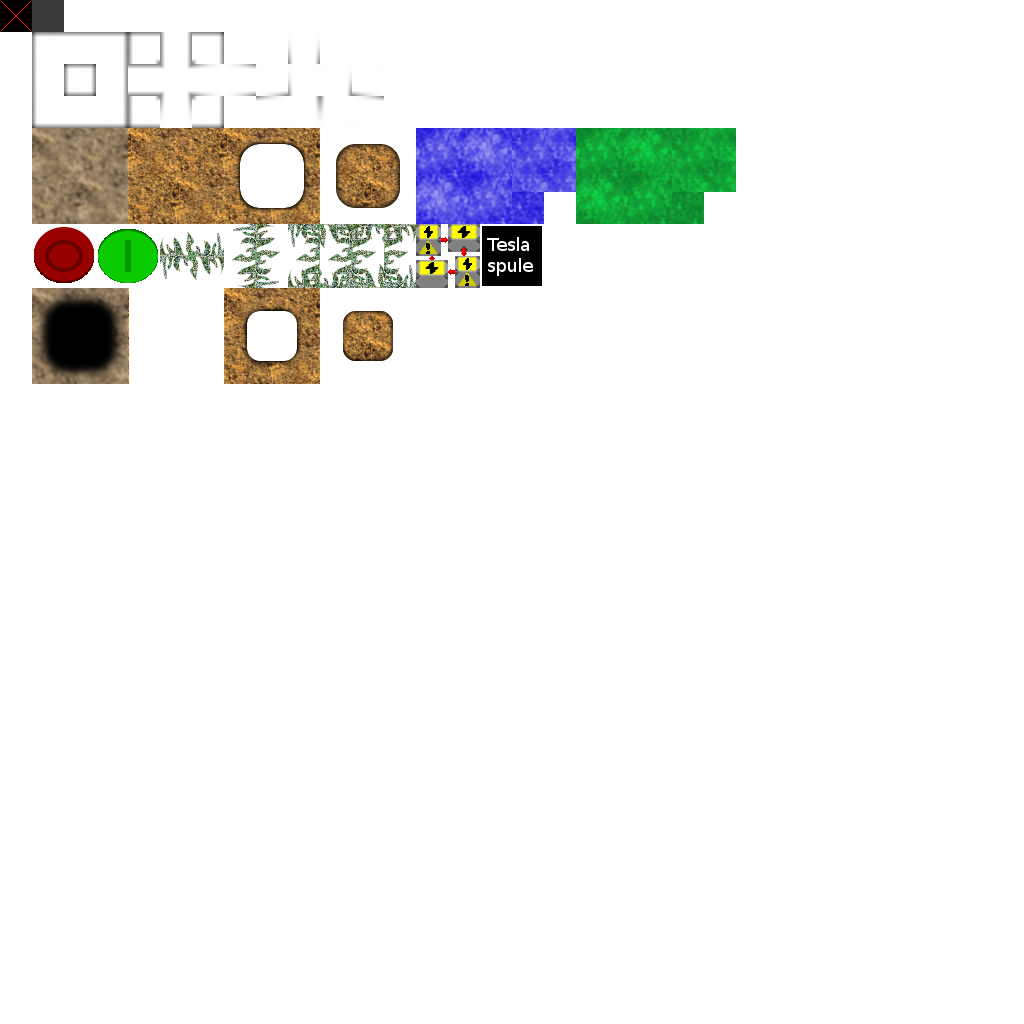
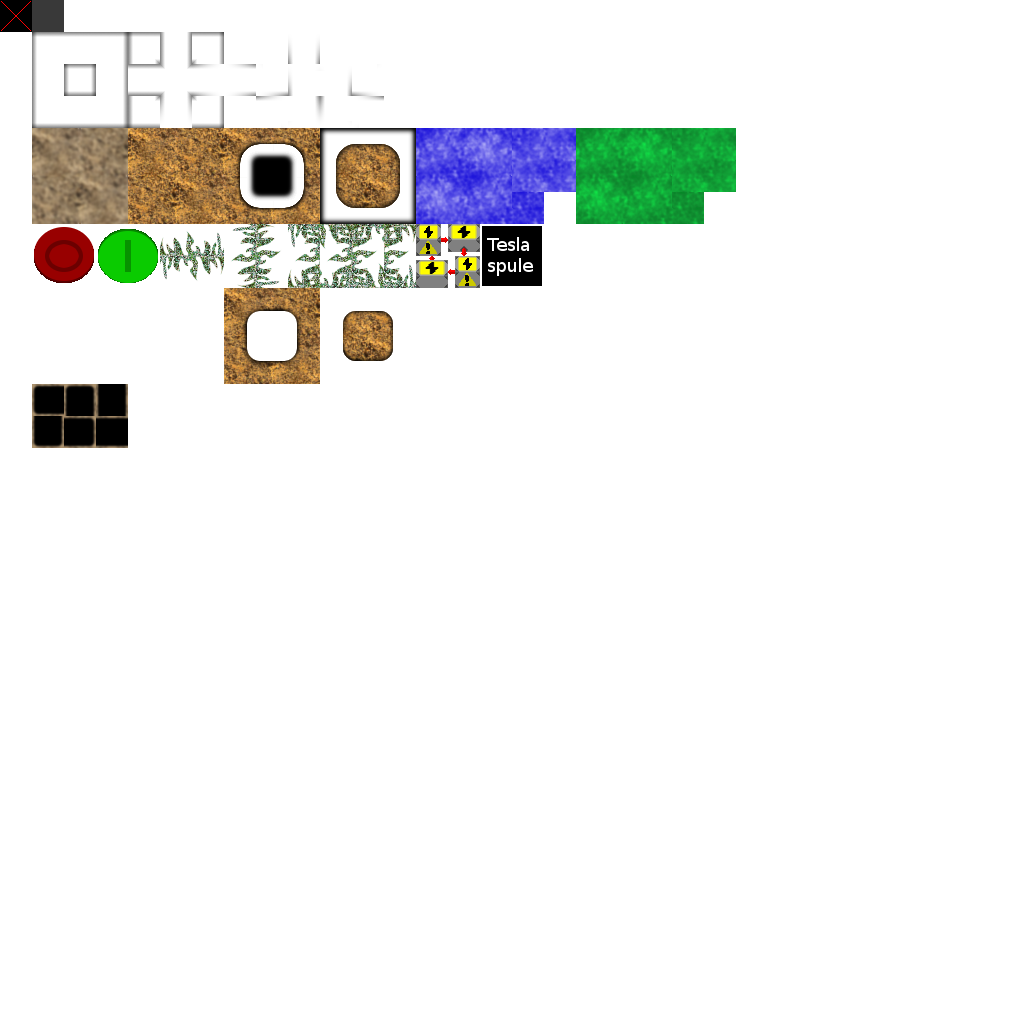
Revision of a layered 1024 × 1024 image; what changed, layer by layer:
removed layer "Eingefügte Ebene" over [32, 288, 129, 384]
painted on "Eingefügte Ebene-Kopie #1" over [32, 128, 416, 448]
